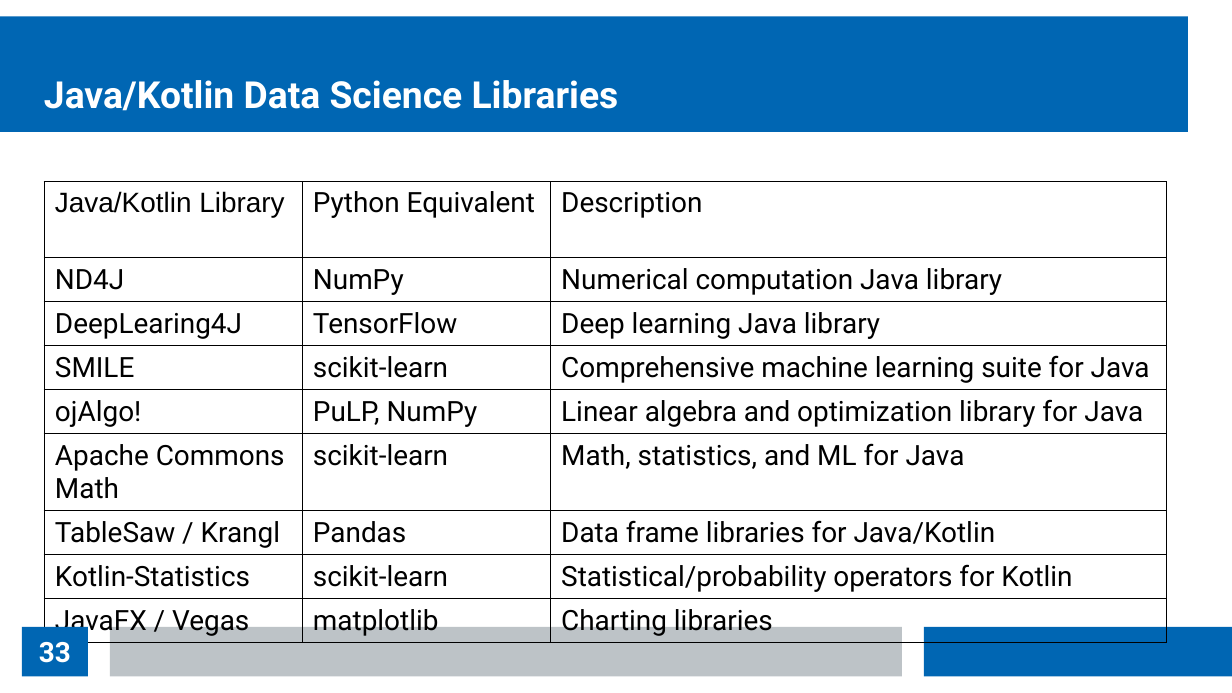
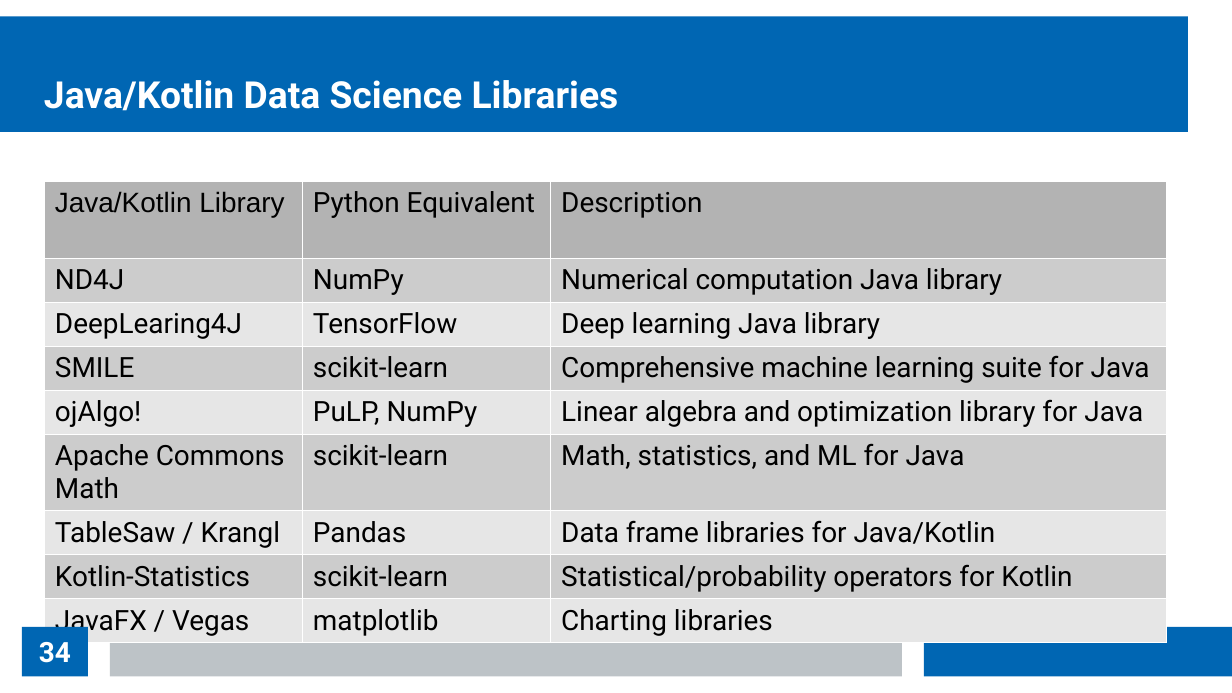
Before and after one commit to thomasnield/kotlin_data_science_talk_ChicagoJUG, a slide deck: slide 34 of kotlin_data_science_talk_chijug_slides.odp (slide 33 before the commit). Drawn at 1232x693 pixels with LibreOffice and Linux fonts; fonts in the diff are those of the drawing. Boxes give left, top, right and bottom in pixels: in the first picture for what was removed or moved away, otherwise in the second. Text is boxed around its words. In the diff, an @@ line names an element or a change of style, - is before the commit and + after.

```diff
--- a/kotlin_data_science_talk_chijug_slides.odp
+++ b/kotlin_data_science_talk_chijug_slides.odp
@@ table at [44,181,1166,641] @@
@@ fill none to #B3B3B3 in row 1 @@
@@ fill none to #CCCCCC in 12 cells @@
@@ fill none to #E6E6E6 in 12 cells @@
@@ borders changed @@
@@ page number at [39,642,71,663]: text changed @@
-33
+34
```
Also in this commit, not shown: 4 other slides changed, 1 slide added.
